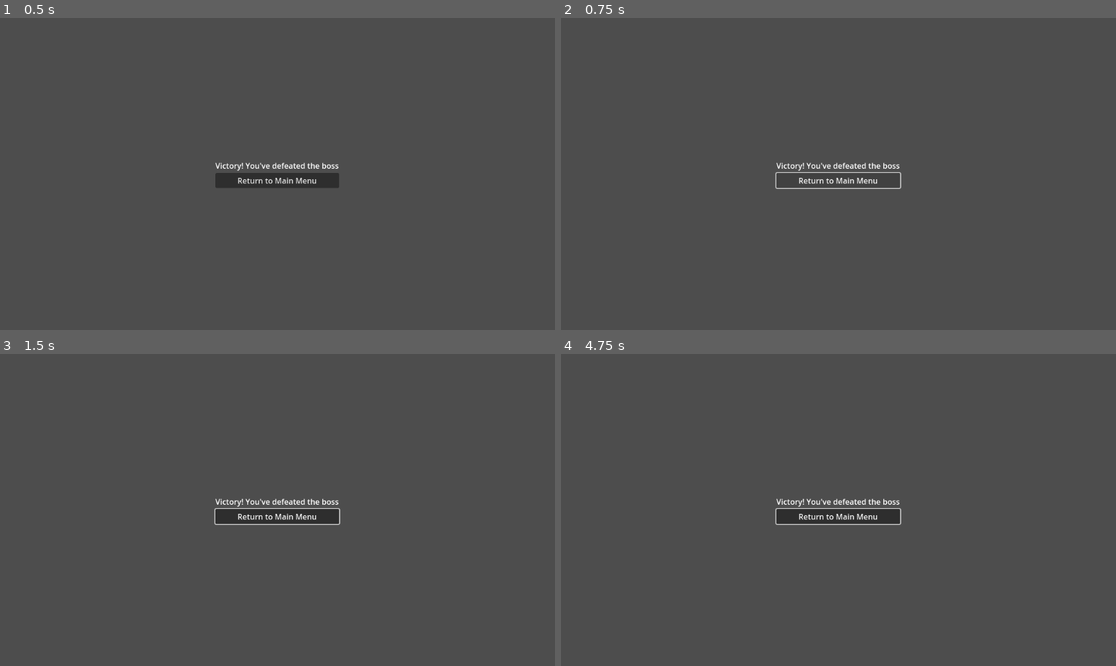
Above: before the commit, frames 1-4 (two rows, left to right).
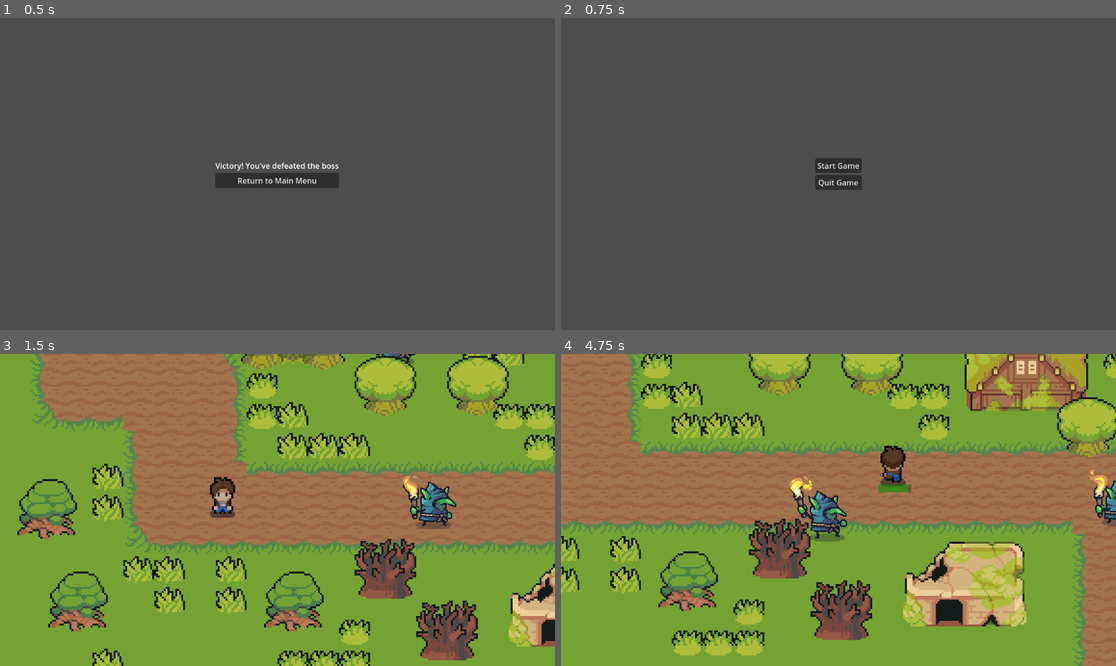
Above: after the commit, the same moments.

Repository: mtzamanpk/MysticRealms
Game: Godot game, scene res://scenes/victory_screen.tscn
Two runs of this game, one before a commit and one after it. Both use one fixed random seed, a clock stepped at 60 frames per second and the inputs below. This scene is started directly instead of the project's main scene.
Inputs (mouse positions are in pixels of both pictures, inside the frame that each line leads up to):
- Up to frame 1 (0.5 s): no input
- Up to frame 2 (0.75 s): click "Return to Main Menu" at 0.5 s
- Up to frame 3 (1.5 s): click (277, 500) at 1.25 s, where only the run after the commit has a clickable "Start Game"
- Up to frame 4 (4.75 s): move the mouse to (960, 494) at 2.02 s; hold Right (ui_right) 2.03-2.78 s; click (960, 494) at 2.1 s; move the mouse to (727, 525) at 2.77 s; hold Down (ui_down) 2.78-3.53 s; click (727, 525) at 2.85 s; move the mouse to (894, 441) at 3.52 s; hold Right (ui_right) 3.53-4.28 s; click (894, 441) at 3.6 s; move the mouse to (810, 572) at 4.27 s; hold Up (ui_up) from 4.28 s (still down); click (810, 572) at 4.35 s

Frame 1 is identical in both runs. In frame 2, 0.9% of the frame differs, in the area x 38-62%, y 44-56%; in frame 3, 99%; in frame 4, 99%, in the area x 0-100%, y 0-100%.

Commit message:
Update VictoryScreen.gd

Diff:
--- a/Game/VictoryScreen.gd
+++ b/Game/VictoryScreen.gd
@@ -1,15 +1,5 @@
 extends CenterContainer
 
 
-# Called when the node enters the scene tree for the first time.
-func _ready():
-	pass # Replace with function body.
-
-
-# Called every frame. 'delta' is the elapsed time since the previous frame.
-func _process(delta):
-	pass
-
-
 func _on_menu_button_pressed():
-	pass # Replace with function body.
+	get_tree().change_scene_to_file("res://scenes/start_menu.tscn")
